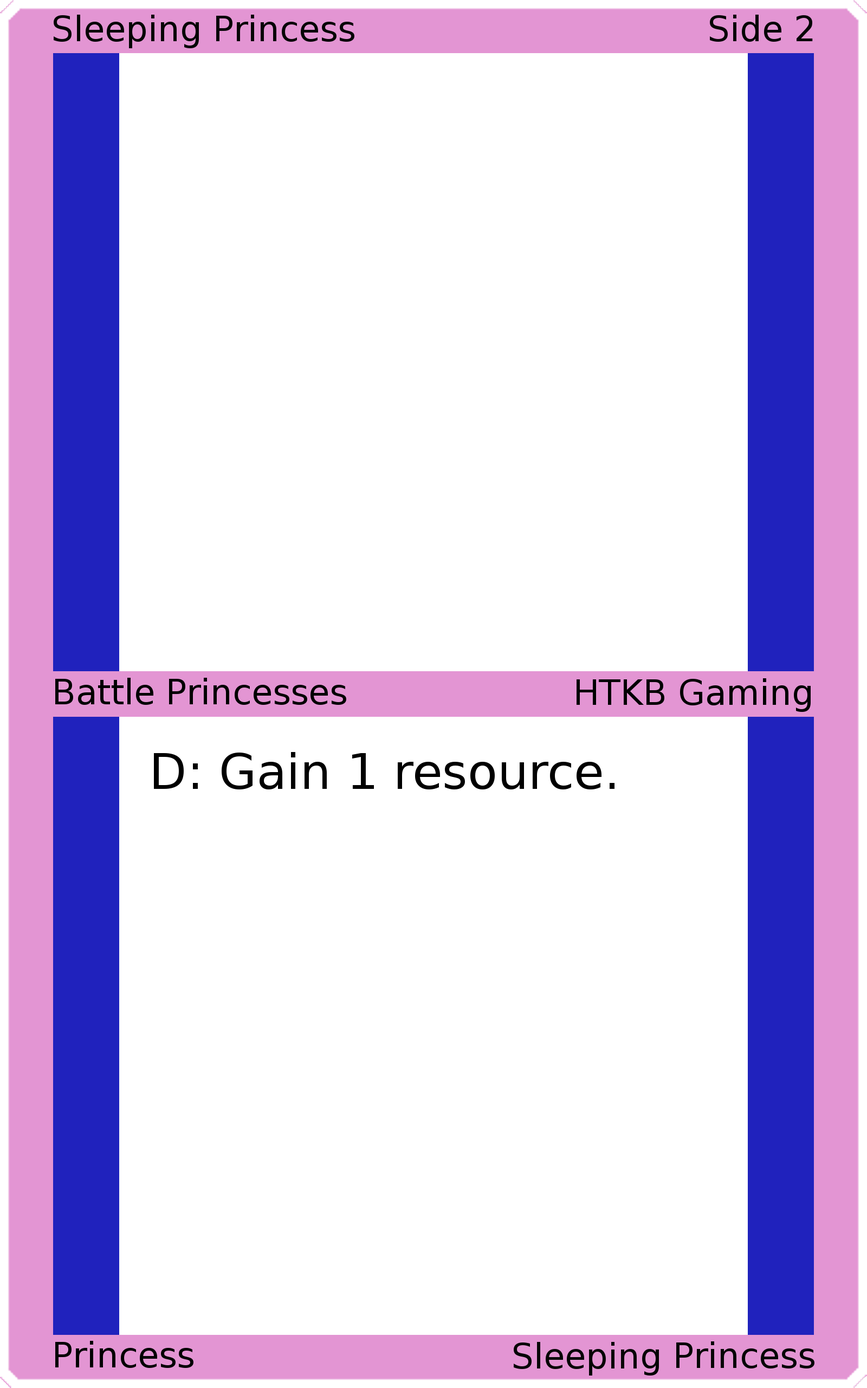
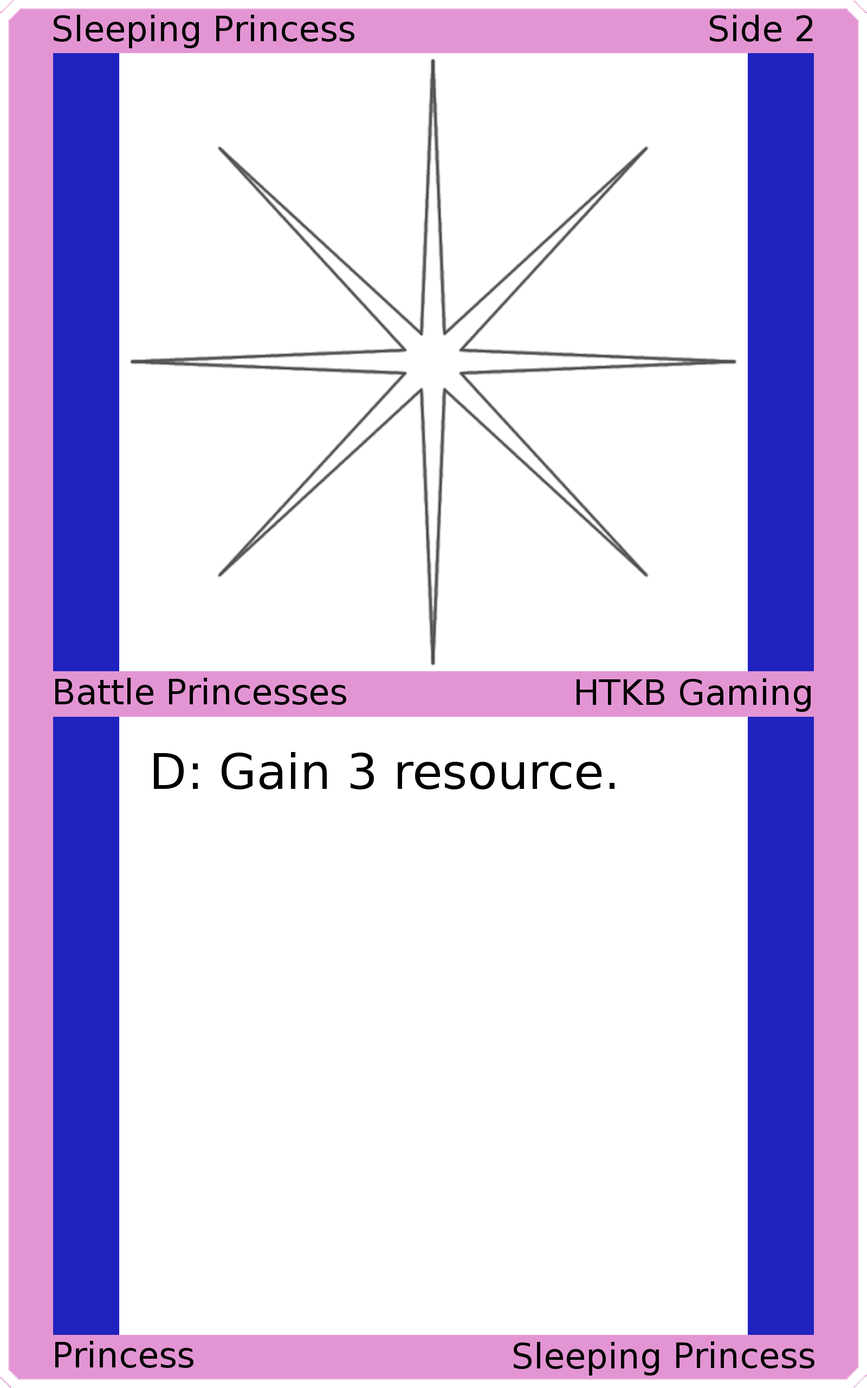
The second 867px x 1388px image is a revision of the first. Changes to its layers:
painted on "Card Text" over [350, 752, 374, 790]
added layer "Art" above "Top Background" over [129, 57, 738, 666]
